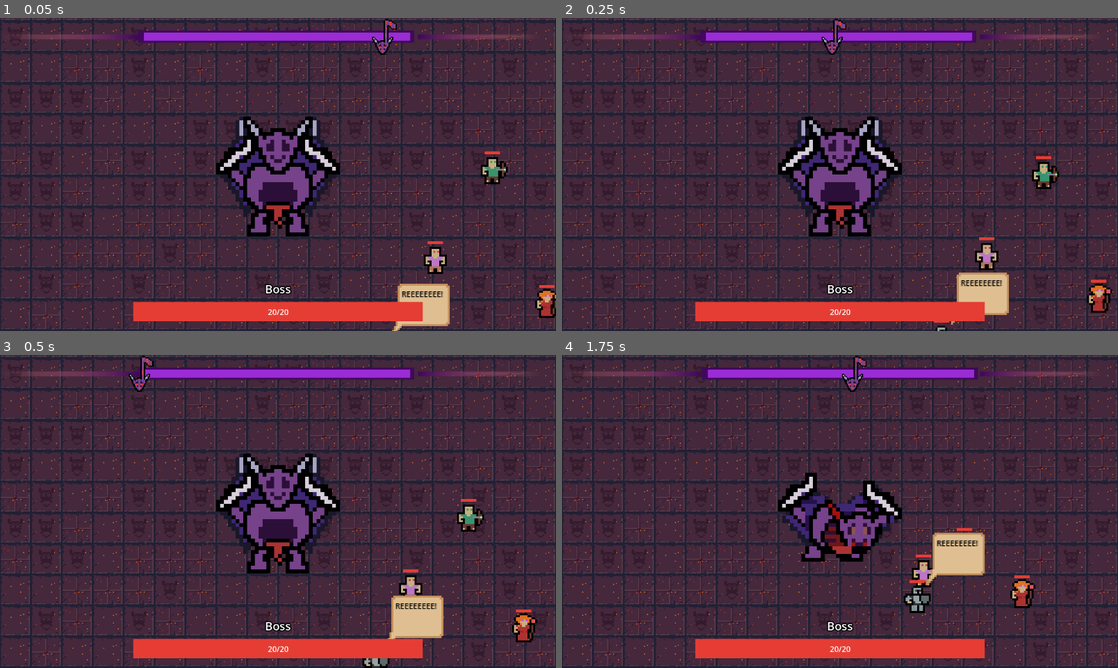
Above: before the commit, frames 1-4 (two rows, left to right).
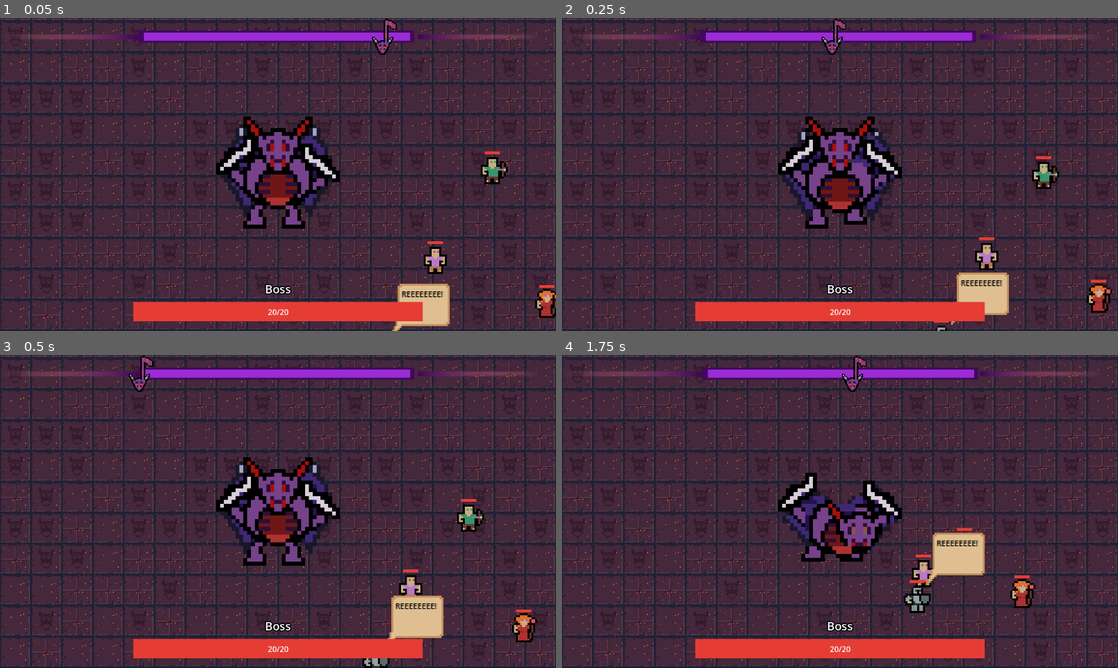
Above: after the commit, the same moments.

Repository: DevFTB/GMTK2023
Game: Godot game, scene res://main.tscn
Two runs of this game, one before a commit and one after it. Both use one fixed random seed, a clock stepped at 60 frames per second and the inputs below.
Inputs (mouse positions are in pixels of both pictures, inside the frame that each line leads up to):
- Up to frame 1 (0.05 s): no input
- Up to frame 2 (0.25 s): no input
- Up to frame 3 (0.5 s): no input
- Up to frame 4 (1.75 s): tap Enter at 0.5 s; move the mouse to (962, 495) at 0.52 s; hold D (move_right) 0.53-1.25 s; hold Q (activate_combo_1) 0.53-1.25 s; click (962, 495) at 0.67 s; drag from (728, 527) to (812, 574) at 1.27 s

The runs differ from the first frame. In frame 1, 2.7% of the frame differs, in the area x 42-62%, y 31-70%; in frame 2, 2.7%; in frame 3, 3.2%; in frame 4, nothing differs.

Commit message:
fixed state machine issue

Diff:
--- a/entities/boss/Boss.gd
+++ b/entities/boss/Boss.gd
@@ -50,7 +50,7 @@
 func take_damage(damage: int):
 	health -= damage
 	boss_health_changed.emit(health, max_health, -damage)
-	print("Boss took %s damage. Now at %s HP" % [damage, health])
+	#print("Boss took %s damage. Now at %s HP" % [damage, health])
 
 func generate_boss_names(n=50):
 	var prefixes = read_file(prefix_path).split("\n")
--- a/entities/boss/action/swipe/boss_action_swipe.tres
+++ b/entities/boss/action/swipe/boss_action_swipe.tres
@@ -17,7 +17,7 @@
 amount_of_beats = 1
 amount_of_cooldown_beats = 1
 is_hold_action = false
-starting_animation = ""
+starting_animation = "swipe"
 sustain_animation = ""
 hit_animation = ""
 gold_cost = 1
--- a/entities/boss/combo/ComboLifecycle.gd
+++ b/entities/boss/combo/ComboLifecycle.gd
@@ -155,7 +155,6 @@
 		action_queue.append(lc)
 		offset = lc.end_beat
 
-	print (action_queue)
 	active_action = action_queue.pop_front()
 	pass # Replace with function body.
 
--- a/entities/boss/state/Attacking.gd
+++ b/entities/boss/state/Attacking.gd
@@ -17,7 +17,8 @@
 
 	if action.is_hold_action:
 		await animator.animation_finished
-		animator.play(action.sustain_animation)
+		if boss.active_combo != null and boss.active_combo.active_action == action:
+			animator.play(action.sustain_animation)
 	pass
 
 func play_hit_animation(action : BossAction):
--- a/entities/players/Player.gd
+++ b/entities/players/Player.gd
@@ -33,7 +33,7 @@
 	health = min(max_health, heal + health)
 #	health = heal + health
 	$PlayerGUI.health_changed(health, heal)
-	print(name + " healed for  " + str(heal))
+	#(name + " healed for  " + str(heal))
 
 func update_status_sprite():
 	$StatusEffect.visible = true
@@ -69,7 +69,6 @@
 	_velocity_override = direction.normalized() / _time_per_pixel
 
 	var time = knock_back * _time_per_pixel
-	print(time)
 	var tween = get_tree().create_tween()
 	tween.tween_property(self, "scale", Vector2(1.5,1.5), time / 3).from_current()
 	tween.tween_property(self, "scale", Vector2(1,1), 2*time / 3).set_delay( time/3)
--- a/entities/players/PlayerController.gd
+++ b/entities/players/PlayerController.gd
@@ -122,7 +122,7 @@
 			player_loc_ordering = get_players()
 
 	phase = inp_phase
-	print("New phase: " + phase)
+	#print("New phase: " + phase)
 
 func do_phase_speech(phase):
 	var players = get_players()
--- a/entities/players/actions/ranged_attack/arrow/arrow.gd
+++ b/entities/players/actions/ranged_attack/arrow/arrow.gd
@@ -10,7 +10,7 @@
 # Called when the node enters the scene tree for the first time.
 func _ready():
 	dist_travelled = 0
-	print("arrow created")
+	#print("arrow created")
 
 
 # Called every frame. 'delta' is the elapsed time since the previous frame.
--- a/level/beat/BeatGUI.gd
+++ b/level/beat/BeatGUI.gd
@@ -52,7 +52,6 @@
 func _on_hit_action(action: BossAction, strength: float):
 	if not combo.action_queue.is_empty():
 		set_alc(combo.action_queue.front())
-		print(alc.action.action_name, " giss")
 	$BarArea/Control/HitLabel.display_hit_text(strength)
 
 func set_alc(new_alc):
--- a/level/beat/Warner.gd
+++ b/level/beat/Warner.gd
@@ -9,7 +9,6 @@
 var velocity = Vector2.RIGHT
 
 func start_tween(destination_x: float, time_to_move: float):
-	print(time_to_move)
 	var tween = get_tree().create_tween()
 	tween.set_parallel()
 	tween.tween_property(self, "position", Vector2(destination_x, 0), time_to_move).from_current()
@@ -18,7 +17,6 @@
 	#tween.tween_callback(func(x): if self != null: queue_free)
 
 func set_input(beat:int, is_press, is_hold):
-	print("warner set, b", beat, is_press, is_hold)
 	self.beat = beat
 	$TypeLabel.text = ("Press"  if not is_hold else "Hold") if is_press else "Release"
 	$TextureRect.texture = hold_texture if is_hold else press_texture
--- a/level/beat/WarnerController.gd
+++ b/level/beat/WarnerController.gd
@@ -22,8 +22,6 @@
 
 	var time_to_move = (beat_offset) * seconds_per_beat - time_remaining
 
-	print("b-o, ", beat_offset, ", ", time_remaining, ",", time_to_move)
-
 	if from_left:
 		new_warner.position.x = size.x - beat_offset * size.x / beat_length
 		#new_warner.velocity = Vector2((position.x - size.x) / time_to_move , 0)
--- a/level/gui/ActionDetailGUI.gd
+++ b/level/gui/ActionDetailGUI.gd
@@ -34,8 +34,6 @@
 
 	var description=format.format({"name": action.action_name, "desc": action.action_description, "beats": action.amount_of_beats, "cd": action.amount_of_cooldown_beats, "dmg": action.get_damage()})
 
-	print(description)
-
 	description_label.text = description
 
 	buy_button.visible = action.is_locked
--- a/level/gui/BossLevelGUI.gd
+++ b/level/gui/BossLevelGUI.gd
@@ -10,7 +10,6 @@
 
 
 func update_gui():
-	print("updating")
 	var bs = owner.boss_stats
 	health_label.text = "Health: %s" % str(bs.get_health())
 	upgrade_button.text = "Level up for %s Gold" % str(bs.get_level_cost())
--- a/scripts/StateMachine.gd
+++ b/scripts/StateMachine.gd
@@ -4,6 +4,9 @@
 signal state_changed
 
 @onready var active_state = get_child(0) as State
+
+func _ready():
+	active_state.enter()
 
 func _process(delta):
 	active_state.update(delta)
--- a/scripts/TimeGradientColourRect.gd
+++ b/scripts/TimeGradientColourRect.gd
@@ -7,7 +7,6 @@
 
 var active = false:
 	set(value):
-		print(value)
 		if not value:
 			color = color_gradient.sample(0)
 		else:
